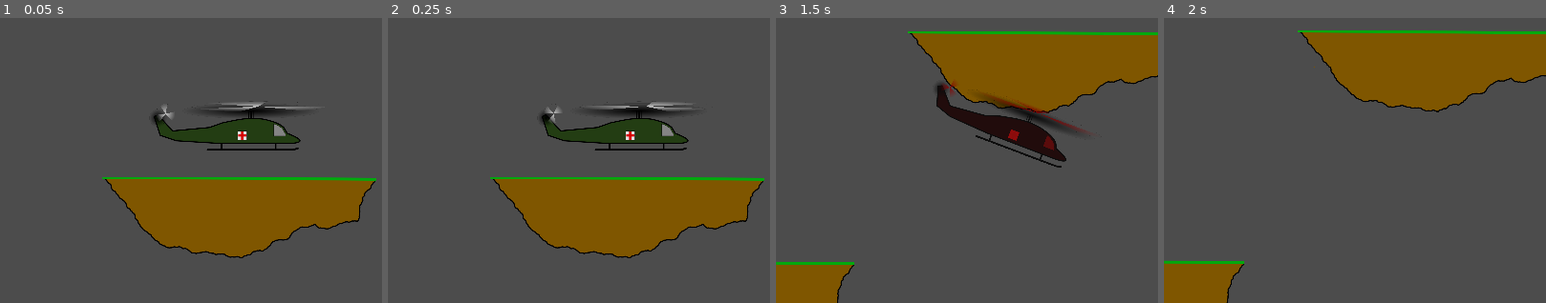
Above: before the commit, frames 1-4 (left to right).
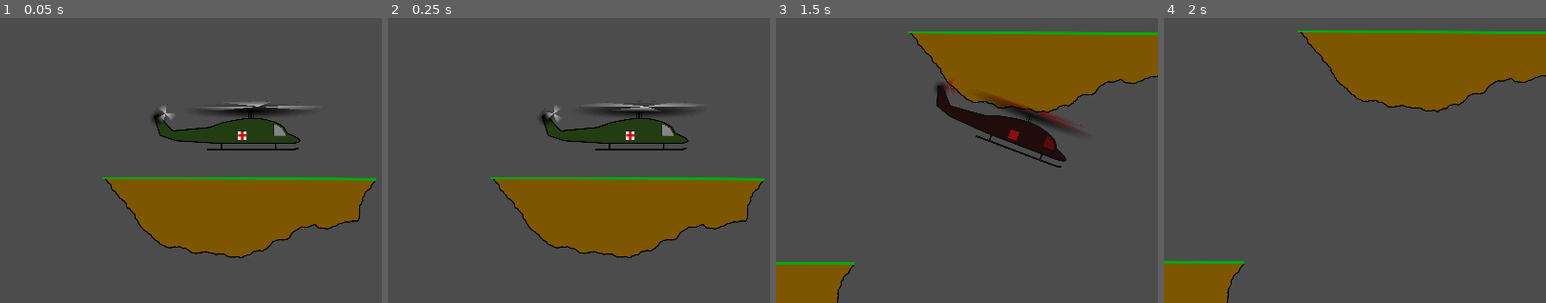
Above: after the commit, the same moments.

Repository: Inglo-Games/EvacHavoc2
Game: Godot game, scene res://scenes/test_level.tscn
The game is run twice, just before and just after one commit, with the same random seed, the same clock (stepped at 60 frames per second) and the same inputs. The engine's default icon, where the game draws it, is replaced by a stand-in: a white triangle on a blue panel in a dark square.
Inputs (mouse positions are % of the whole screen's width and height, from its top left):
- Up to frame 1 (0.05 s): no input
- Up to frame 2 (0.25 s): no input
- Up to frame 3 (1.5 s): tap Enter at 0.5 s; move the mouse to (72, 45) at 0.52 s; hold Right (move_right) from 0.53 s (still down); click (72, 45) at 0.67 s; tap Up (move_up) at 0.77 s; move the mouse to (30, 55) at 1.27 s
- Up to frame 4 (2 s): keep holding Right (move_right); tap Up (move_up) at 1.52 s
The pictures show only the part of the screen within x 18-68%, y 32-81%; the shares and areas given below are measured in that part.

The runs differ from the first frame. In frame 1, 0.2% of the frame differs, in the area x 41-85%, y 29-37%; in frame 2, 0.6%, in the area x 41-81%, y 29-38%; in frame 3, 0.3%; in frame 4, nothing differs.

Commit message:
Adding sound effects to heli and fuel gauge

Diff:
--- a/game/scenes/gauge.tscn
+++ b/game/scenes/gauge.tscn
@@ -1,8 +1,9 @@
-[gd_scene load_steps=4 format=2]
+[gd_scene load_steps=5 format=2]
 
 [ext_resource path="res://assets/sprites/fuel_gauge.svg" type="Texture" id=1]
 [ext_resource path="res://assets/sprites/fuel_needle.svg" type="Texture" id=2]
 [ext_resource path="res://scripts/gauge.gd" type="Script" id=3]
+[ext_resource path="res://assets/sfx/klaxon.wav" type="AudioStream" id=4]
 
 [node name="gauge" type="Control"]
 anchor_right = 1.0
@@ -21,3 +22,6 @@
 position = Vector2( -0.0403085, 89.1658 )
 texture = ExtResource( 2 )
 offset = Vector2( 0.0403085, -69.1658 )
+
+[node name="warning_audio" type="AudioStreamPlayer" parent="."]
+stream = ExtResource( 4 )
--- a/game/scenes/player.tscn
+++ b/game/scenes/player.tscn
@@ -1,8 +1,10 @@
-[gd_scene load_steps=6 format=2]
+[gd_scene load_steps=8 format=2]
 
 [ext_resource path="res://assets/sprites/helicopter.svg" type="Texture" id=1]
 [ext_resource path="res://scripts/player.gd" type="Script" id=2]
 [ext_resource path="res://assets/sprites/prop_frames.tres" type="SpriteFrames" id=3]
+[ext_resource path="res://assets/sfx/explosion.wav" type="AudioStream" id=4]
+[ext_resource path="res://assets/sfx/heli.wav" type="AudioStream" id=5]
 
 [sub_resource type="CapsuleShape2D" id=1]
 radius = 30.0
@@ -31,7 +33,7 @@
 [node name="sprite" type="AnimatedSprite" parent="top_prop"]
 scale = Vector2( 1.16, 0.09 )
 frames = ExtResource( 3 )
-frame = 2
+frame = 4
 playing = true
 
 [node name="back_prop" type="Area2D" parent="."]
@@ -43,10 +45,17 @@
 [node name="sprite" type="AnimatedSprite" parent="back_prop"]
 scale = Vector2( 0.17, 0.17 )
 frames = ExtResource( 3 )
-frame = 4
+frame = 2
 playing = true
 
 [node name="camera" type="Camera2D" parent="."]
 current = true
 
 [node name="Tween" type="Tween" parent="."]
+
+[node name="heli_audio" type="AudioStreamPlayer2D" parent="."]
+stream = ExtResource( 5 )
+autoplay = true
+
+[node name="expl_audio" type="AudioStreamPlayer2D" parent="."]
+stream = ExtResource( 4 )
--- a/game/scripts/gauge.gd
+++ b/game/scripts/gauge.gd
@@ -6,3 +6,5 @@
 
 func _on_fuel_update(percentage : float):
 	needle.rotation = lerp_angle(EMPTY_ANGLE, -EMPTY_ANGLE, percentage)
+	if percentage < 0.15:
+		$warning_audio.play()
--- a/game/scripts/player.gd
+++ b/game/scripts/player.gd
@@ -72,6 +72,8 @@
 
 func _on_propeller_collide(body):
 	if body != self:
+		$heli_audio.stop()
+		$expl_audio.play()
 		modulate = Color(0.7, 0.0, 0.0, 0.6)
 		tween.interpolate_property(self, "modulate:a", 1, 0, 0.6, Tween.TRANS_CUBIC, Tween.EASE_OUT)
 		tween.start()
Not shown, added: game/assets/sfx/applause.wav.import
Not shown, added: game/assets/sfx/explosion.wav.import
Not shown, added: game/assets/sfx/heli.wav.import
Not shown, added: game/assets/sfx/klaxon.wav.import
Not shown, added: game/assets/sfx/applause.wav
Not shown, added: game/assets/sfx/explosion.wav
Not shown, added: game/assets/sfx/heli.wav
Not shown, added: game/assets/sfx/klaxon.wav
